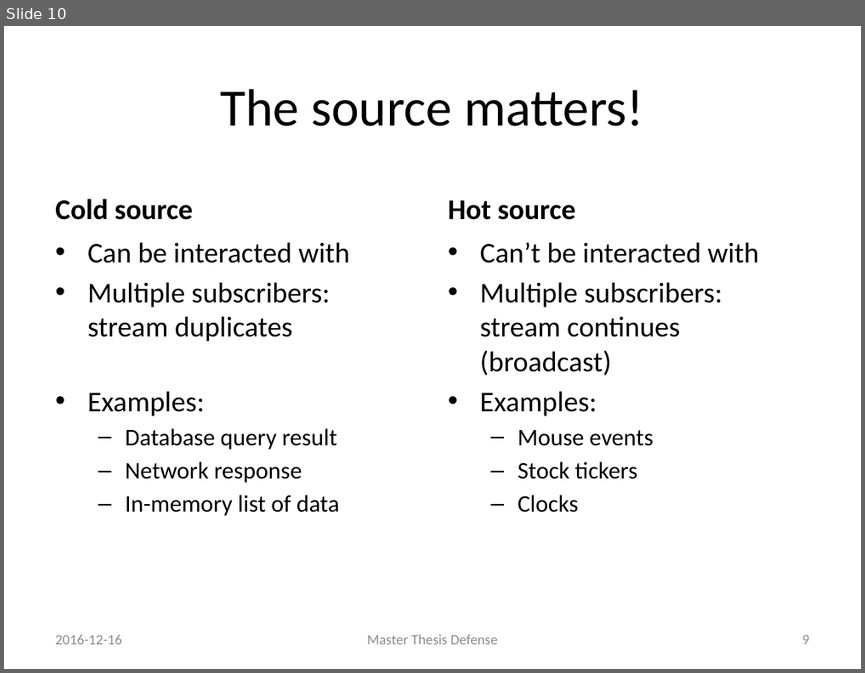
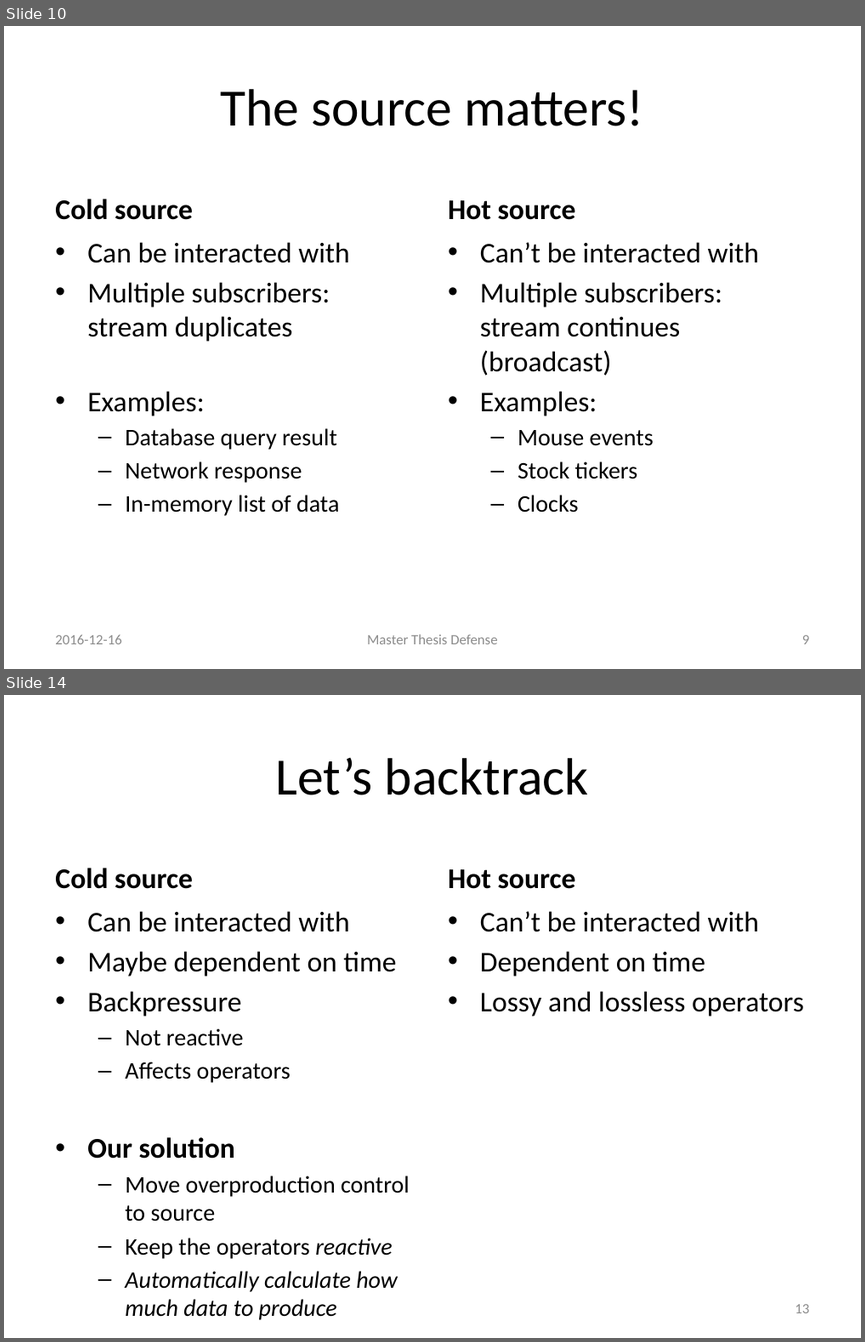
Before and after one commit to rvanheest/Thesis-Feedback-Control-Report-and-Presentation, a slide deck: presentation/Presentation.pptx. Shown one above the other, each under a label of ours: slide 10 before the commit, slides 10 and 14 after it; the slides between them are not shown. The pictures are 865x673 and 865x1342 pixels, drawn with LibreOffice and Linux fonts; fonts in the diff are those of the drawing. Boxes give left, top, right and bottom in pixels: in the first picture for what was removed or moved away, otherwise in the second. Text is boxed around its words. In the diff, an @@ line names an element or a change of style, - is before the commit and + after.

Commit message:
expanding overproduction slides

```diff
--- a/presentation/Presentation.pptx
+++ b/presentation/Presentation.pptx
@@ slide 14 added at bbox=[4, 695, 861, 1338], background #FFFFFF @@
@@ title added at bbox=[276, 758, 589, 795], 44 pt, text #000000 @@
+Let’s backtrack
@@ text added at bbox=[55, 868, 193, 889], 24 pt, text #000000, bold @@
+Cold source
@@ text added at bbox=[448, 869, 576, 889], 24 pt, text #000000, bold @@
+Hot source
@@ text added at bbox=[87, 911, 409, 1320], 20 pt, text #000000 @@
+• Can be interacted with
+• Maybe dependent on time
+• Backpressure
+  – Not reactive
+  – Affects operators
+• Our solution
+  – Move overproduction control to source
+  – Keep the operators reactive
+  – Automatically calculate how much data to produce
@@ text added at bbox=[480, 911, 804, 1016], 24 pt, text #000000 @@
+• Can’t be interacted with
+• Dependent on time
+• Lossy and lossless operators
@@ page number added at bbox=[794, 1304, 809, 1313], 12 pt, text #8C8C8C @@
+13
```
Also in this commit, not shown: 8 slides changed, 2 other slides added, 3 slides removed, 4 other files.
